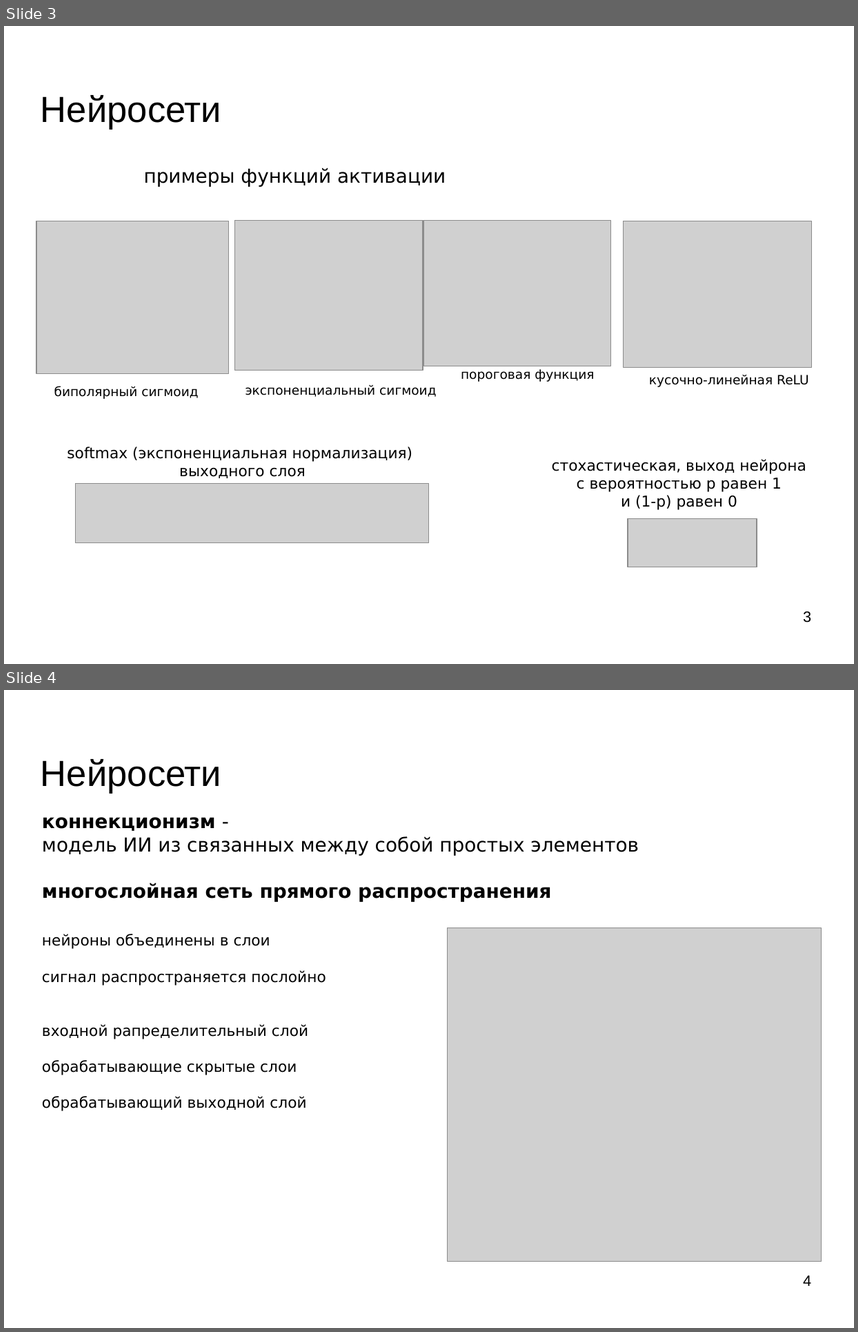
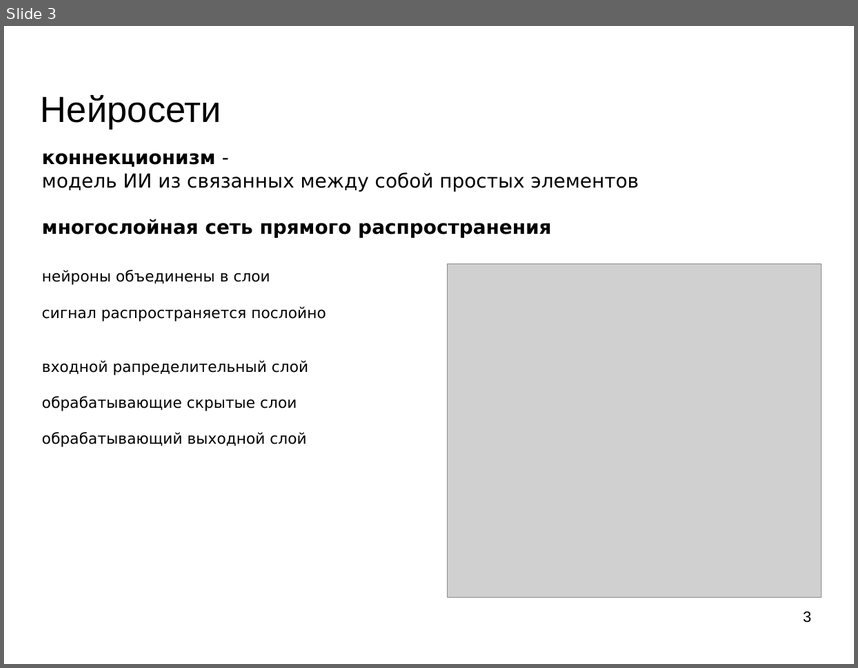
Before and after one commit to mechanoid5/ml_lectorium_legacy, a slide deck: 20-lstm.odp. Shown one above the other, each under a label of ours: slides 3 and 4 before the commit, slide 3 after it. The pictures are 858x1332 and 858x668 pixels, drawn with LibreOffice and Linux fonts; fonts in the diff are those of the drawing; grey boxes stand for pictures; background and template pictures are left out. Boxes give left, top, right and bottom in pixels: in the first picture for what was removed or moved away, otherwise in the second. Text is boxed around its words. In the diff, an @@ line names an element or a change of style, - is before the commit and + after.

```diff
--- a/20-lstm.odp
+++ b/20-lstm.odp
@@ slide 3 removed at <box>4,26,854,664</box>, background picture (left out) @@
@@ title removed at <box>41,95,221,129</box> @@
-Нейросети
@@ text removed at <box>144,167,446,187</box> @@
-примеры функций активации
@@ picture removed at <box>36,221,228,374</box> @@
@@ picture removed at <box>234,221,423,370</box> @@
@@ picture removed at <box>424,221,611,366</box> @@
@@ picture removed at <box>624,221,812,368</box> @@
@@ text removed at <box>461,369,594,381</box> @@
-пороговая функция
@@ text removed at <box>649,374,809,387</box> @@
-кусочно-линейная ReLU
@@ text removed at <box>54,386,198,399</box> @@
-биполярный сигмоид
@@ text removed at <box>245,385,436,397</box> @@
-экспоненциальный сигмоид
@@ text removed at <box>67,446,413,478</box> @@
-softmax (экспоненциальная нормализация)
-выходного слоя
@@ text removed at <box>552,459,806,510</box> @@
-стохастическая, выход нейрона
-с вероятностью p равен 1
-и (1-p) равен 0
@@ picture removed at <box>76,483,429,543</box> @@
@@ picture removed at <box>628,519,757,568</box> @@
@@ page number removed at <box>803,611,811,622</box> @@
-3
@@ what was slide 4 is now slide 3 @@
@@ page number at <box>803,611,811,622</box>: text changed @@
-4
+3
```
Also in this commit, not shown: 4 slides changed, 1 slide added.
